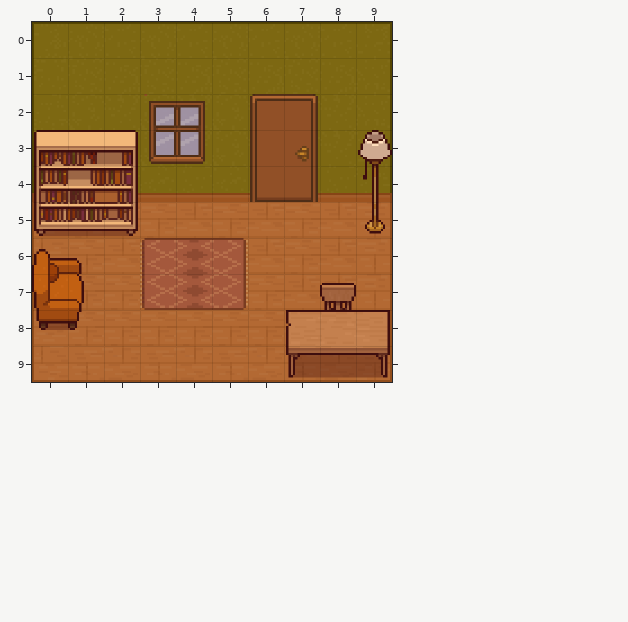
Level history. Tiled map: data/tmx/home.tmx. Above, as it was before the edit.
Cells are 64x64 px. Shown: x 0..9, y 0..9.
New version:
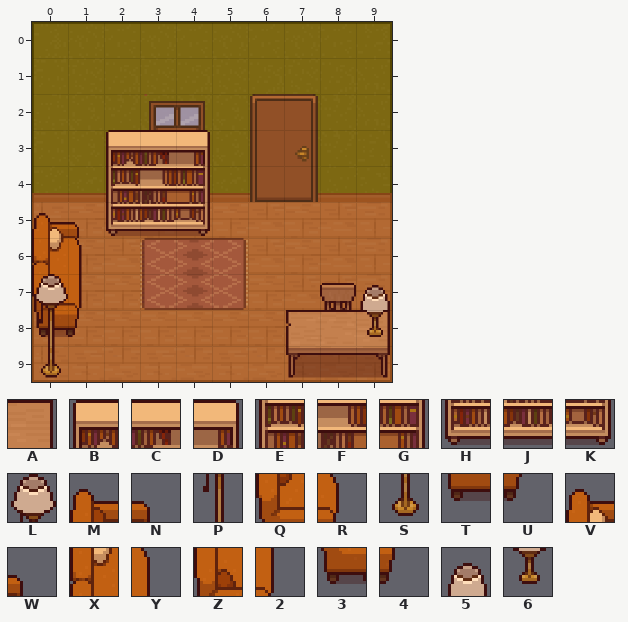
Key: from "TopDownHouse_FurnitureState1": A 28, B 54, C 55, D 56, E 67, F 68, G 69, H 80, J 81, K 82, L 97, M 102, N 103, P 110, Q 115, R 116, S 123, T 128, U 129, V 156, W 157, X 169, Y 170, Z 182, 2 183, 3 195, 4 196, 5 208, 6 221.
_ is an empty cell.
Objects are placed by their top-left corner, in cells (3,4 is the top-left corner of cell 3,4); size is 1x1 cell unless given.
From old to new:
Layer "furniture":
The author changed tile R to tile 2 in row 7 at x 1.
The author changed tile T to tile 3 in row 8 at x 0.
The author changed tile U to tile 4 in row 8 at x 1.
The author changed tile D to tile B in row 3 at x 2.
Tile C now appears in row 3 at x 3.
Tile D now appears in row 3 at x 4.
The author changed tile G to tile E in row 4 at x 2.
Tile F now appears in row 4 at x 3.
Tile G now appears in row 4 at x 4.
The author changed tile K to tile H in row 5 at x 2.
Tile J now appears in row 5 at x 3.
Tile K now appears in row 5 at x 4.
The author changed tile H to tile V in row 5 at x 0.
The author changed tile J to tile W in row 5 at x 1.
The author changed tile M to tile X in row 6 at x 0.
The author changed tile N to tile Y in row 6 at x 1.
The author changed tile Q to tile Z in row 7 at x 0.
The edit erases tile A in row 8 at x 9.
The edit erases tile B in row 3 at x 0.
The edit erases tile C in row 3 at x 1.
The edit erases tile E in row 4 at x 0.
The edit erases tile F in row 4 at x 1.
The edit erases tile L in row 3 at x 9.
The edit erases tile P in row 4 at x 9.
The edit erases tile S in row 5 at x 9.
Layer "furniture_obj" (added):
A new object: L at 0,7.
A new object: 5 at 9,7.
A new object: P at 0,8.
A new object: A at 9,8.
A new object: 6 at 9,8.
A new object: S at 0,9.
